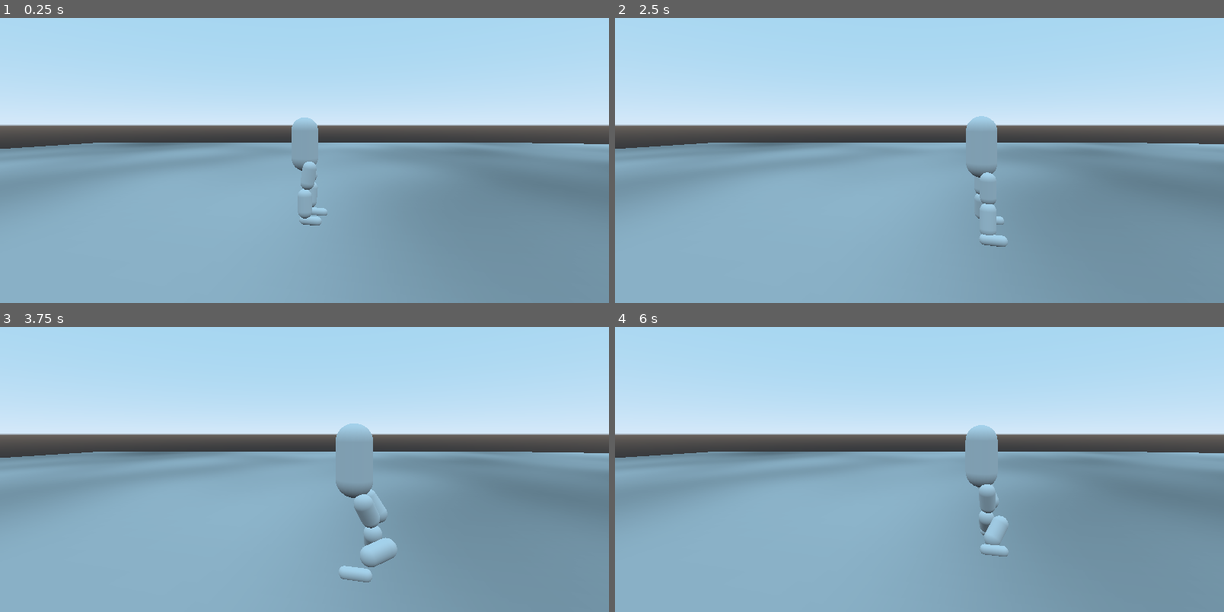
Above: before the commit, frames 1-4 (two rows, left to right).
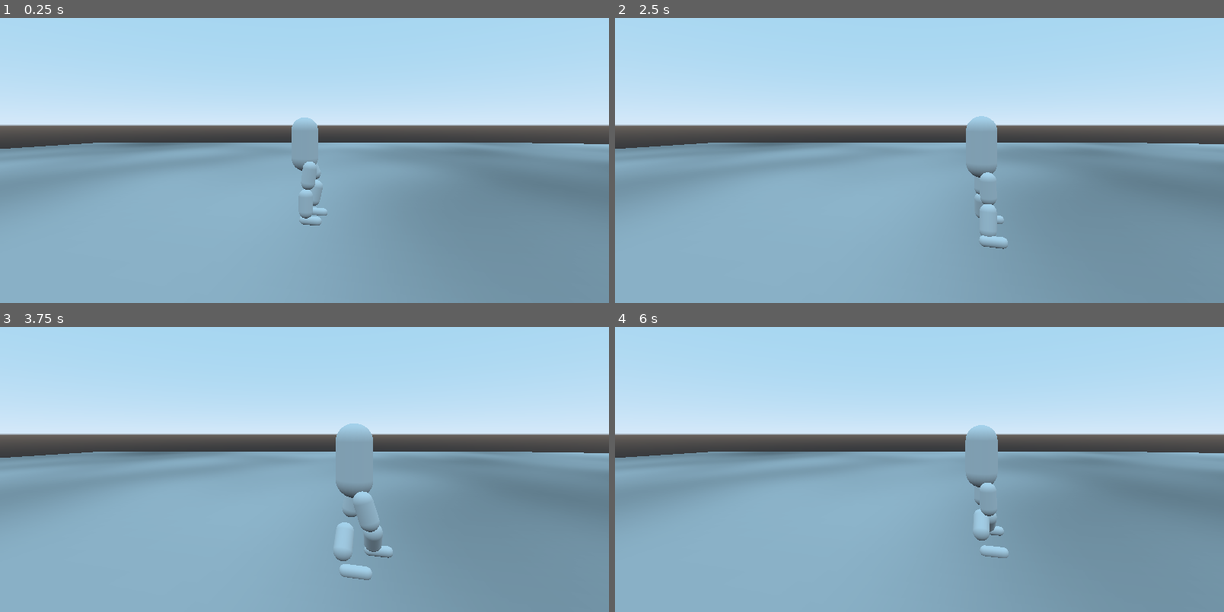
Above: after the commit, the same moments.

Repository: Terkwood/tinker-godot-joint
Game: Godot game, scene res://Main.tscn
The game is run twice, just before and just after one commit, with the same random seed, the same clock (stepped at 60 frames per second) and the same inputs.
Inputs:
- Up to frame 1 (0.25 s): no input
- Up to frame 2 (2.5 s): hold Up (ui_up) 0.53-2.03 s; hold Left (ui_left) from 2.03 s (still down)
- Up to frame 3 (3.75 s): release Left (ui_left) at 3.53 s; hold Down (ui_down) from 3.53 s (still down)
- Up to frame 4 (6 s): release Down (ui_down) at 4.28 s; hold Right (ui_right) 4.28-5.03 s; hold Up (ui_up) 5.03-5.78 s; hold Right (ui_right) from 5.78 s (still down)

The runs differ from the first frame. In frame 1, less than 0.1% of the frame differs, in the area x 48-53%, y 50-71%; in frame 2, 0.1%; in frame 3, 1.0%, in the area x 54-66%, y 56-90%; in frame 4, 0.6%.

Commit message:
tweak

Diff:
--- a/Player.tscn
+++ b/Player.tscn
@@ -9,7 +9,7 @@
 mid_height = 2.0
 
 [sub_resource type="BoxShape" id=3]
-extents = Vector3( 2, 0, 1 )
+extents = Vector3( 2.5, 0, 1 )
 
 [sub_resource type="BoxShape" id=4]
 extents = Vector3( 2, 0, 1 )
@@ -78,8 +78,8 @@
 
 [node name="RightBoundary" type="Area" parent="KinUpperBody"]
 transform = Transform( -1.62921e-07, 1, -1.62921e-07, 0, -1.62921e-07, -1, -1, -1.62921e-07, 2.65432e-14, -2.36472, -5.375, 0.694 )
-collision_layer = 2
-collision_mask = 2
+collision_layer = 3
+collision_mask = 3
 
 [node name="CollisionShape" type="CollisionShape" parent="KinUpperBody/RightBoundary"]
 shape = SubResource( 4 )
@@ -145,6 +145,8 @@
 
 [node name="RightUpperLeg" type="RigidBody" parent="."]
 transform = Transform( 1, 0, 0, 0, -4.37114e-08, -1, 0, 1, -4.37114e-08, 1.10273, 2.93819, 0 )
+collision_layer = 2
+collision_mask = 2
 
 [node name="CollisionShape" type="CollisionShape" parent="RightUpperLeg"]
 shape = SubResource( 10 )
@@ -165,6 +167,8 @@
 
 [node name="RightLowerLeg" type="RigidBody" parent="."]
 transform = Transform( 1, 0, 0, 0, -4.37114e-08, -1, 0, 1, -4.37114e-08, 1.10273, 1.07239, 0 )
+collision_layer = 2
+collision_mask = 2
 
 [node name="CollisionShape" type="CollisionShape" parent="RightLowerLeg"]
 shape = SubResource( 10 )
